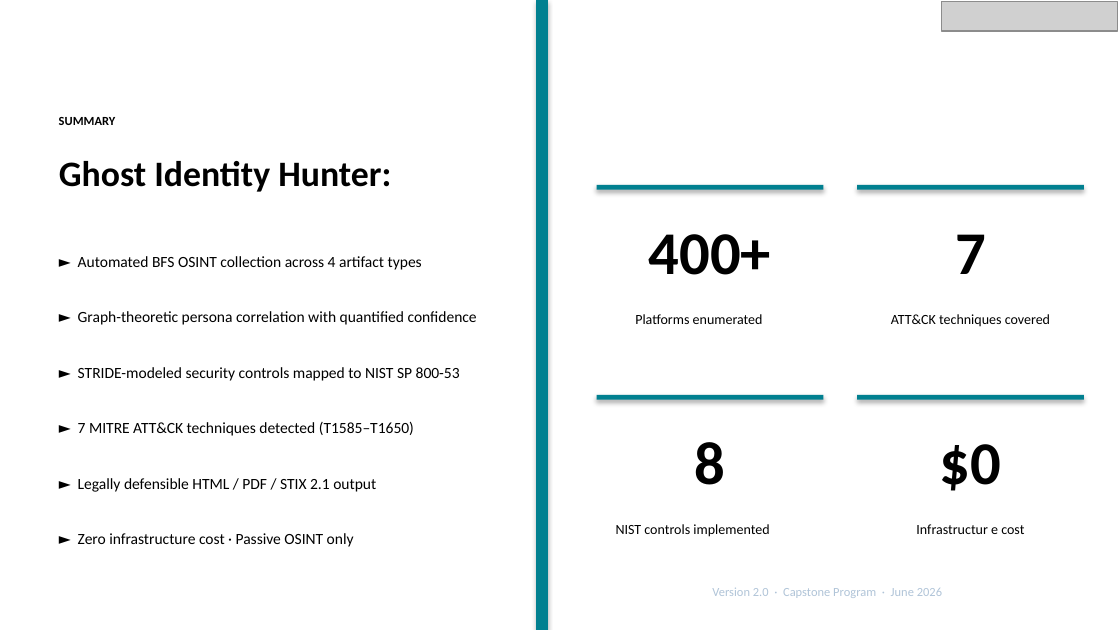
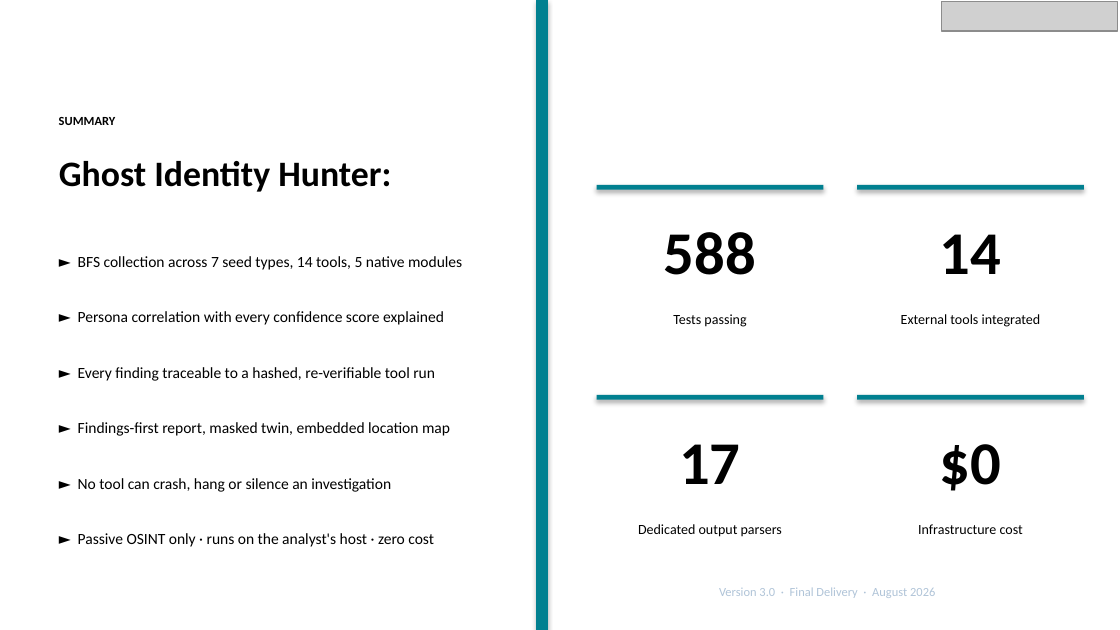
Before and after one commit to dhayarajas/gih, a slide deck: slide 27 of docs/Capstone.pptx (slide 20 before the commit). Drawn at 1120x630 pixels with LibreOffice and Linux fonts; fonts in the diff are those of the drawing; grey boxes stand for pictures. Boxes give left, top, right and bottom in pixels: in the first picture for what was removed or moved away, otherwise in the second. Text is boxed around its words. In the diff, an @@ line names an element or a change of style, - is before the commit and + after.

```diff
--- a/docs/Capstone.pptx
+++ b/docs/Capstone.pptx
@@ text at bbox=[664, 232, 756, 275]: text changed @@
-400+
+588
@@ text at bbox=[940, 234, 1001, 274]: text changed @@
-7
+14
@@ text at bbox=[78, 256, 462, 270]: text changed @@
-► Automated BFS OSINT collection across 4 artifact types
+► BFS collection across 7 seed types, 14 tools, 5 native modules
@@ text at bbox=[78, 311, 444, 325]: text changed @@
-► Graph-theoretic persona correlation with quantified confidence
+► Persona correlation with every confidence score explained
@@ text at bbox=[673, 314, 746, 327]: text changed @@
-Platforms enumerated
+Tests passing
@@ text at bbox=[901, 314, 1041, 327]: text changed @@
-ATT&CK techniques covered
+External tools integrated
@@ text at bbox=[78, 367, 435, 381]: text changed @@
-► STRIDE-modeled security controls mapped to NIST SP 800-53
+► Every finding traceable to a hashed, re-verifiable tool run
@@ text at bbox=[78, 422, 450, 436]: text changed @@
-► 7 MITRE ATT&CK techniques detected (T1585–T1650)
+► Findings-first report, masked twin, embedded location map
@@ text at bbox=[679, 444, 740, 484]: text changed @@
-8
+17
@@ text at bbox=[78, 478, 391, 492]: text changed @@
-► Legally defensible HTML / PDF / STIX 2.1 output
+► No tool can crash, hang or silence an investigation
@@ text at bbox=[78, 533, 434, 547]: text changed @@
-► Zero infrastructure cost · Passive OSINT only
+► Passive OSINT only · runs on the analyst's host · zero cost
@@ text at bbox=[638, 524, 782, 537]: text changed @@
-NIST controls implemented
+Dedicated output parsers
@@ text at bbox=[918, 524, 1023, 534]: spaces changed @@
-Infrastructur e cost
+Infrastructure cost
@@ text at bbox=[719, 587, 935, 598]: text changed @@
-Version 2.0 · Capstone Program · June 2026
+Version 3.0 · Final Delivery · August 2026
```
Also in this commit, not shown: 19 other slides changed, 7 slides added, 1 other file.
